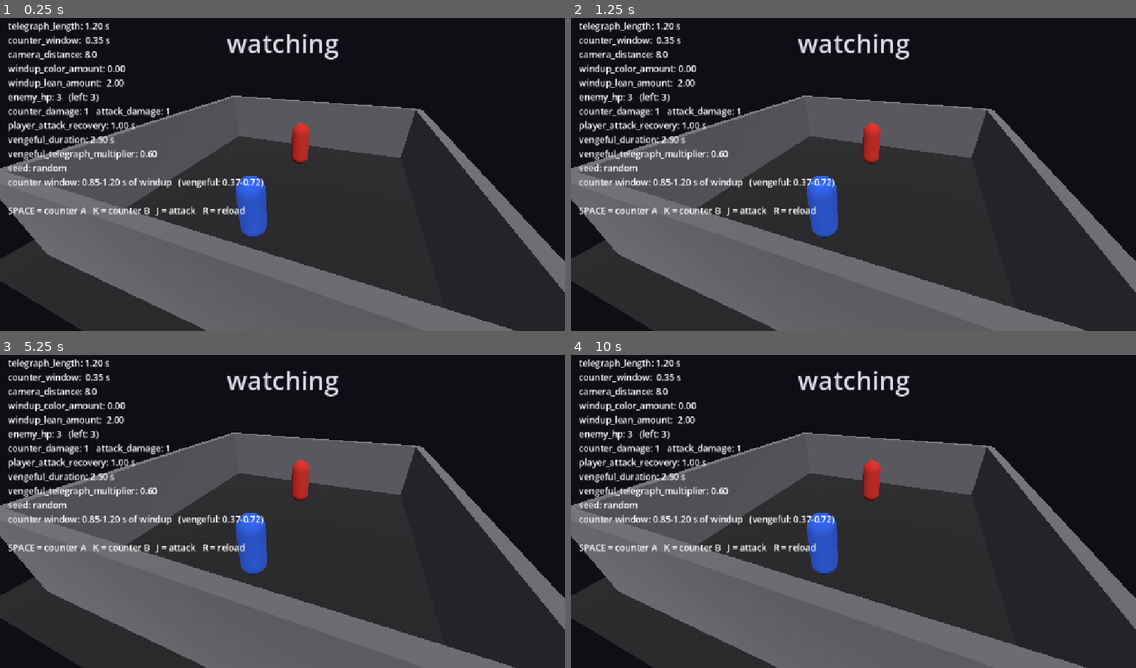
Above: before the commit, frames 1-4 (two rows, left to right).
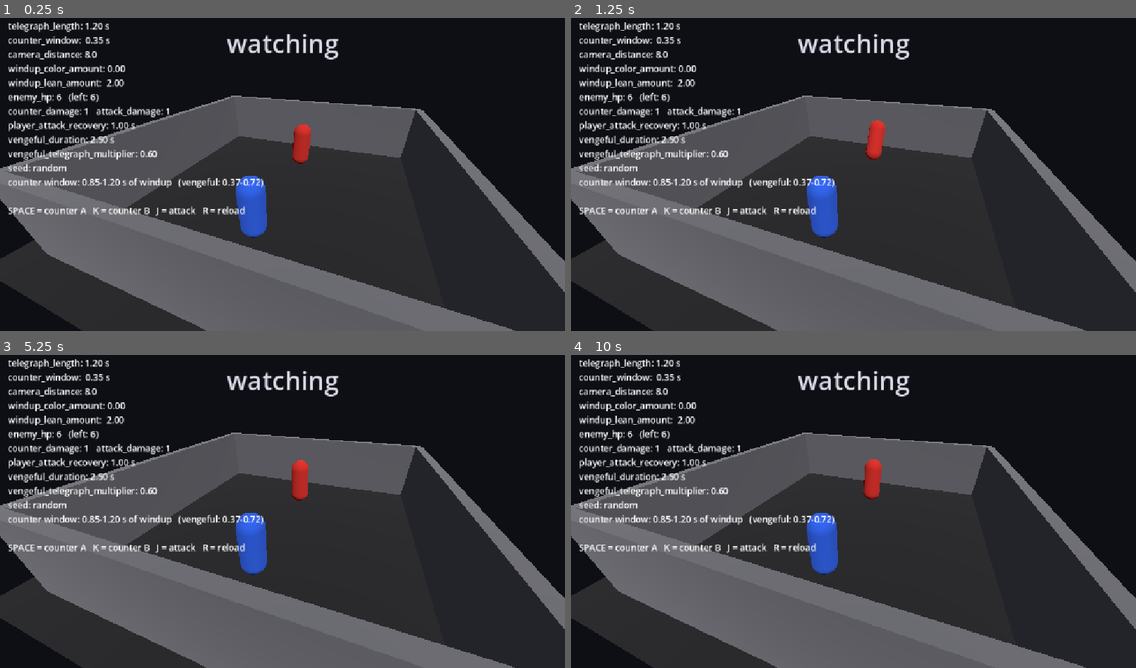
Above: after the commit, the same moments.

Repository: Devansh-Ruia/descent_1
Game: Godot game, scene res://main.tscn
Same seed, same stepped clock (60 frames per second), same inputs: the game is played once before the commit and once after it. Sound files missing from this copy of the repository are replaced by a short silence.
Inputs:
- Up to frame 1 (0.25 s): no input
- Up to frame 2 (1.25 s): tap Enter at 0.5 s; tap K at 0.6 s; tap Space at 0.77 s
- Up to frame 3 (5.25 s): tap J at 1.35, 3.6 s; tap Space at 1.52, 3.02, 3.77, 4.52 s; tap R at 2.1, 4.35 s; tap K at 2.85, 5.1 s
- Up to frame 4 (10 s): tap J at 5.85, 8.1 s; tap Space at 6.02, 6.77, 7.52, 9.02, 9.77 s; tap R at 6.6, 8.85 s; tap K at 7.35, 9.6 s

The runs differ from the first frame. In frame 1, less than 0.1% of the frame differs, in the area x 9-55%, y 24-47%; in frame 2, 0.3%, in the area x 9-56%, y 24-47%; in frame 3, less than 0.1%; in frame 4, 0.1%.

Commit message:
add Methodical: fixed A/B sequence with a visible guard beat
The A/B pick was a coin flip, so there was nothing to learn across cycles.
Now the sequence order comes from tuning (`methodical_sequence`, default
"AABAB"), parsed once at load into an Array[int] of AttackType. The pick
walks it and wraps.

`vengeful_cycle` moves above the attack pick because the pick branches on
it now. It is a pure read of `vengeful_left`, so the hoist changes nothing
about what it holds.

The reset beat reuses IDLE rather than adding a state: IDLE already is the
gap. `idle_gap` becomes `methodical_reset_time` plus a small jitter
(IDLE_MIN/MAX 0.6/1.6 -> 0.0/0.20), so the beat always completes before a
wind-up but the rhythm is not a metronome. The pose is a damped roll on
`rotation.z`, which nothing else touches: A and B drive rotation.x, Vengeful
an x tremor. Every path out of IDLE zeroes the roll so it cannot leak into
a coil, a strike or the vengeful pose.

`enemy_hp` 3 -> 6 so a fight is long enough to learn five steps.

Co-Authored-By: Claude Opus 5 (1M context) <noreply@anthropic.com>

Diff:
--- a/main.gd
+++ b/main.gd
@@ -1,8 +1,12 @@
 extends Node3D
-# Descent - Phase 2 decision prototype.
+# Descent - Phase 3 decision prototype.
 # One enemy loops IDLE -> WINDUP -> STRIKE -> RECOVERY -> IDLE, with a VENGEFUL
 # interrupt on top: every hit you land makes it rise tall, tremble, and telegraph
 # its next attack shorter (same counter window, less time to read it).
+# Methodical: the A/B order is a fixed repeating sequence, not a coin flip, and every
+# sequence attack is preceded by a visible guard beat (the enemy squares up in IDLE).
+# The retaliation is OFF-sequence - a coin flip out of the vengeful pose with no guard
+# beat - so swinging costs you the read as well as your defense.
 # SPACE counters attack A, K counters attack B, both only inside the TAIL of the
 # windup. J attacks, and costs you your counter while the swing recovers. J cancels a
 # normal wind-up but WHIFFS on the retaliation: the one you provoked has to be countered.
@@ -15,17 +19,22 @@
 var camera_distance: float = 8.0
 var windup_color_amount: float = 1.0
 var windup_lean_amount: float = 1.0
-var enemy_hp: int = 3              # HP the enemy starts each fight with
+var enemy_hp: int = 6              # HP the enemy starts each fight with
 var counter_damage: int = 1        # HP a successful counter takes off (countering never enrages)
 var attack_damage: int = 1         # HP one landed J swing takes off
 var player_attack_recovery: float = 1.0    # seconds your own swing leaves you unable to counter or swing again
 var vengeful_duration: float = 2.5         # how long a hit keeps the enemy vengeful
 var vengeful_telegraph_multiplier: float = 0.6   # telegraph scale while vengeful; window size is untouched
+var methodical_reset_time: float = 0.55    # length of the guard beat that precedes every sequence attack
+const SEQUENCE_DEFAULT := "AABAB"          # parsed when the key is missing, or when it parses to nothing
+var sequence: Array[int] = []      # methodical_sequence as AttackType values; NEVER empty at runtime
 var seed_value: int = 0            # RNG seed for the A/B order + idle jitter; <= 0 = random per run
 
 # ---- hardcoded knobs (deliberately NOT in tuning.json) ----
-const IDLE_MIN := 0.6            # idle-gap jitter range (seconds)
-const IDLE_MAX := 1.6
+const IDLE_MIN := 0.0            # idle-gap jitter ON TOP of the guard beat (seconds)
+const IDLE_MAX := 0.20           # small: the reset is a beat, not a wait, but never metronomic
+const GUARD_ROLL := 0.12         # guard beat: peak roll in radians of the square-up
+const GUARD_DAMP_HZ := 2.2       # guard beat: wobble rate; exp(-3t) is the decay envelope
 const STRIKE_DURATION := 0.20    # quick lunge
 const RECOVERY_TIME := 1.1       # holds the WIN/LOSE label, then auto-resets
 const CAM_ELEV_DEG := 30.0       # look-down angle
@@ -58,10 +67,11 @@
 enum AttackType { A, B }
 var state: int = State.IDLE
 var attack: int                      # which attack this cycle telegraphs (A rears back, B crouches)
+var seq_index: int = 0               # position in `sequence`; advances when a SEQUENCE wind-up begins
 var state_time: float = 0.0
 var idle_gap: float = 1.0
 var counter_spent: bool = false     # one counter attempt per cycle
-var enemy_hp_left: int = 3          # refilled by _reset_fight (reload, FIGHT WON, or your death)
+var enemy_hp_left: int = 6          # refilled by _reset_fight (reload, FIGHT WON, or your death)
 var player_recovery_left: float = 0.0   # your own swing's recovery; blocks SPACE/K while > 0
 var hit_flinch: float = 0.0         # knock-back timer for a landed player hit
 var vengeful_left: float = 0.0      # rage window: an attack starting while > 0 telegraphs short
@@ -179,6 +189,14 @@
 
 	match state:
 		State.IDLE:
+			# Guard beat: square up on the ROLL axis and settle level, a damped wobble over
+			# methodical_reset_time. rotation.z is used by nothing else (A and B drive
+			# rotation.x, Vengeful an x tremor), so it reads as its own event - the enemy
+			# planting its feet - and can never be confused for a wind-up.
+			if state_time < methodical_reset_time:
+				enemy_root.rotation.z = GUARD_ROLL * exp(-3.0 * state_time) * cos(state_time * TAU * GUARD_DAMP_HZ)
+			else:
+				enemy_root.rotation.z = 0.0   # exactly level, not a residual fraction
 			if state_time >= idle_gap:
 				_enter_windup()
 		State.WINDUP:
@@ -200,11 +218,13 @@
 				# front-load onto, so the pose keeps the plain ramp.
 			if attack == AttackType.A:
 				# A: rear back and tilt away (top tips back), coiling for a lunge.
+				enemy_root.rotation.z = 0.0   # the guard beat's roll must not leak into the coil
 				enemy_root.scale = Vector3.ONE
 				enemy_root.rotation.x = lerp(0.0, WINDUP_LEAN * lean, pose_p)
 				enemy_root.position = ENEMY_BASE + Vector3(0.0, 0.0, -WINDUP_STEP_BACK * lean * pose_p)
 			else:
 				# B: crouch low in place -> squash down, tip forward, widen (feet stay planted at y=0).
+				enemy_root.rotation.z = 0.0   # the guard beat's roll must not leak into the coil
 				enemy_root.position = ENEMY_BASE
 				enemy_root.rotation.x = lerp(0.0, CROUCH_TIP_FWD * lean, pose_p)
 				var sy := maxf(0.15, 1.0 - CROUCH_SQUASH * lean * pose_p)
@@ -250,9 +270,11 @@
 			enemy_root.position = shake.lerp(rec_start_pos, back)
 			enemy_root.rotation.x = lerp(0.0, rec_start_rot, back)
 			if state_time >= d:
-				# Straight into the wind-up, no idle gap: it rears up and comes back at you.
-				# Returning to IDLE made attacking free: IDLE_MIN alone outlasts the player's
-				# recovery, so under sustained attack the enemy never got to telegraph once.
+				# Straight into the wind-up, no idle gap and so NO GUARD BEAT: it rears up and
+				# comes back at you. That absence is the visible handoff - a sequence attack
+				# is always preceded by the square-up, a retaliation never is. Routing this
+				# through IDLE would both add the beat and, back when the gap was 0.6-1.6 s,
+				# outlast the player's recovery so the enemy never got to telegraph at all.
 				_enter_windup()   # vengeful_left still has time on it, so this one telegraphs short
 
 	# knock-back from a landed player hit, drawn over whatever the state just posed.
@@ -266,13 +288,16 @@
 func _enter_idle() -> void:
 	state = State.IDLE
 	state_time = 0.0
-	idle_gap = rng.randf_range(IDLE_MIN, IDLE_MAX)
+	# The guard beat IS the idle gap, so a wind-up can never start before the square-up
+	# finishes. The jitter on top keeps the rhythm off a metronome without hiding the beat.
+	idle_gap = methodical_reset_time + rng.randf_range(IDLE_MIN, IDLE_MAX)
 	if enemy_hp_left <= 0:
 		_reset_fight()   # FIGHT WON held through recovery; refill so the human can keep testing
 	result_text = "watching"
 	enemy_mat.albedo_color = COLOR_ENEMY
 	enemy_root.position = ENEMY_BASE
 	enemy_root.rotation.x = 0.0
+	enemy_root.rotation.z = 0.0
 	enemy_root.scale = Vector3.ONE
 	_update_result_label()
 
@@ -288,25 +313,40 @@
 	rec_start_pos = enemy_root.position
 	rec_start_rot = enemy_root.rotation.x
 	rec_start_scale = enemy_root.scale
+	enemy_root.rotation.z = 0.0   # J landed during the guard beat: drop the roll, do not pose with it
 	enemy_mat.albedo_color = COLOR_ENEMY   # drop any telegraph tint from the cancelled wind-up
 	result_text = "watching"
 	_update_result_label()
 
 
 func _enter_windup() -> void:
-	attack = AttackType.A if rng.randf() < 0.5 else AttackType.B
+	# Locked FIRST, before the attack pick, because the pick now branches on it. It is a pure
+	# read of vengeful_left, so hoisting it above the pick cannot change what it holds. It is
+	# locked rather than re-tested because J's whiff rule reads it at press time, and testing
+	# vengeful_left there would flicker if the rage window expired mid-wind-up.
+	vengeful_cycle = vengeful_left > 0.0
+	# Locked on the same reasoning: the telegraph this cycle uses cannot shift mid-wind-up even
+	# if the rage window expires while the enemy is already coiling. telegraph_length stays the
+	# tuning value.
+	eff_telegraph = telegraph_length
+	if vengeful_cycle:
+		eff_telegraph = telegraph_length * vengeful_telegraph_multiplier
+		# The retaliation is OFF-sequence: a fresh coin flip, and seq_index does not move.
+		# You provoked this one, so it is not a step of the pattern you were tracking, and it
+		# must not be predictable from that pattern either.
+		attack = AttackType.A if rng.randf() < 0.5 else AttackType.B
+	else:
+		# Methodical: the order is fixed and it is the whole read. seq_index advances the
+		# moment a sequence wind-up BEGINS and is never rolled back, so cancelling this one
+		# with J still burns the step - swinging costs you a step of the pattern as well as
+		# your defense. `sequence` is never empty (see _load_tuning), so both the index and
+		# the modulo are safe for any sequence length.
+		attack = sequence[seq_index]
+		seq_index = (seq_index + 1) % sequence.size()
 	# One attempt per WIND-UP, reset here rather than in _enter_idle, because a wind-up is
 	# what a cycle is and there are now two ways in. Coming out of VENGEFUL the retaliation
 	# would otherwise inherit the attempt spent on the wind-up the player just cancelled.
 	counter_spent = false
-	# Locked once, here: the telegraph this cycle uses cannot shift mid-wind-up even if the
-	# rage window expires while the enemy is already coiling. telegraph_length stays the tuning value.
-	# vengeful_cycle is locked on the same line of reasoning: J's whiff rule reads it at press
-	# time, and testing vengeful_left there would flicker if the window expired mid-wind-up.
-	vengeful_cycle = vengeful_left > 0.0
-	eff_telegraph = telegraph_length
-	if vengeful_cycle:
-		eff_telegraph = telegraph_length * vengeful_telegraph_multiplier
 	state = State.WINDUP
 	state_time = 0.0
 	if windup_player.stream != null:
@@ -328,6 +368,7 @@
 	rec_start_pos = enemy_root.position
 	rec_start_rot = enemy_root.rotation.x
 	rec_start_scale = enemy_root.scale
+	enemy_root.rotation.z = 0.0   # FIGHT WON can fire from the guard beat; do not hold the roll
 	# reveal the ground-truth attack letter ONLY now (recovery); idle/windup stay "watching".
 	# reveal=false for outcomes that are not a read on this cycle's attack (FIGHT WON).
 	if reveal:
@@ -399,6 +440,9 @@
 	player_attack_recovery = 1.0
 	vengeful_duration = 2.5
 	vengeful_telegraph_multiplier = 0.6
+	methodical_reset_time = 0.55
+	sequence = _parse_sequence(SEQUENCE_DEFAULT)
+	seq_index = 0
 	seed_value = 0
 	_apply_seed()   # same rule on the missing/bad-file fallback path
 	_reset_fight()   # R restarts the fight at full HP, same as it restarts the RNG
@@ -425,6 +469,11 @@
 	vengeful_duration = maxf(0.0, _num(data, "vengeful_duration", vengeful_duration))
 	# never 0: it divides pitch_scale and anchors the counter window.
 	vengeful_telegraph_multiplier = clampf(_num(data, "vengeful_telegraph_multiplier", vengeful_telegraph_multiplier), 0.05, 1.0)
+	methodical_reset_time = maxf(0.0, _num(data, "methodical_reset_time", methodical_reset_time))
+	sequence = _parse_sequence(_str(data, "methodical_sequence", SEQUENCE_DEFAULT))
+	if sequence.is_empty():
+		sequence = _parse_sequence(SEQUENCE_DEFAULT)   # a sequence of no attacks is not a pattern
+	seq_index = 0   # a shorter sequence must never be indexed with a stale position
 	seed_value = int(_num(data, "seed", float(seed_value)))
 	_apply_seed()
 	_reset_fight()
@@ -442,6 +491,25 @@
 	if d.has(key) and (typeof(d[key]) == TYPE_FLOAT or typeof(d[key]) == TYPE_INT):
 		return float(d[key])
 	return fallback
+
+
+func _str(d: Dictionary, key: String, fallback: String) -> String:
+	# _num's sibling: same guard shape, for the keys that are text.
+	if d.has(key) and typeof(d[key]) == TYPE_STRING:
+		return String(d[key])
+	return fallback
+
+
+func _parse_sequence(s: String) -> Array[int]:
+	# A/B case-insensitive, every other character ignored, so "aabab" and "A-A-B-A-B" both
+	# parse. Runs once at load, never per cycle. Callers must handle the empty result.
+	var out: Array[int] = []
+	for ch in s.to_upper():
+		if ch == "A":
+			out.append(AttackType.A)
+		elif ch == "B":
+			out.append(AttackType.B)
+	return out
 
 
 # ---------- world build ----------
--- a/tuning.json
+++ b/tuning.json
@@ -4,10 +4,12 @@
   "camera_distance": 8.0,
   "windup_color_amount": 0.0,
   "windup_lean_amount": 2.0,
-  "enemy_hp": 3,
+  "enemy_hp": 6,
   "counter_damage": 1,
   "attack_damage": 1,
   "player_attack_recovery": 1.0,
   "vengeful_duration": 2.5,
-  "vengeful_telegraph_multiplier": 0.6
+  "vengeful_telegraph_multiplier": 0.6,
+  "methodical_sequence": "AABAB",
+  "methodical_reset_time": 0.55
 }
